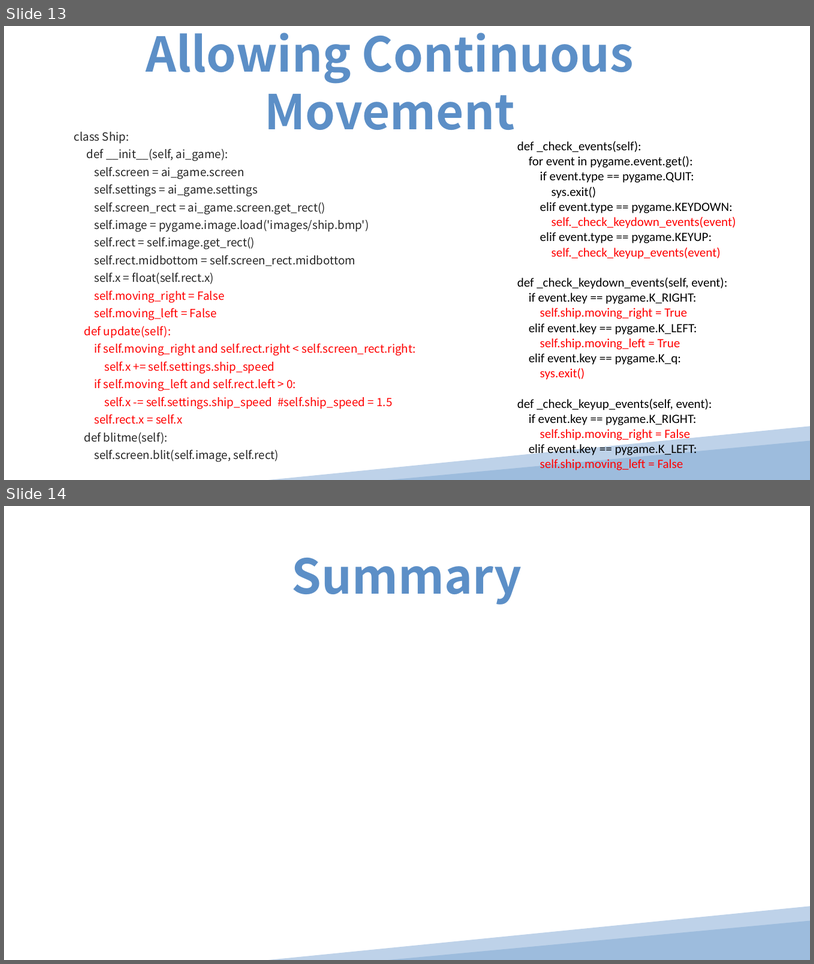
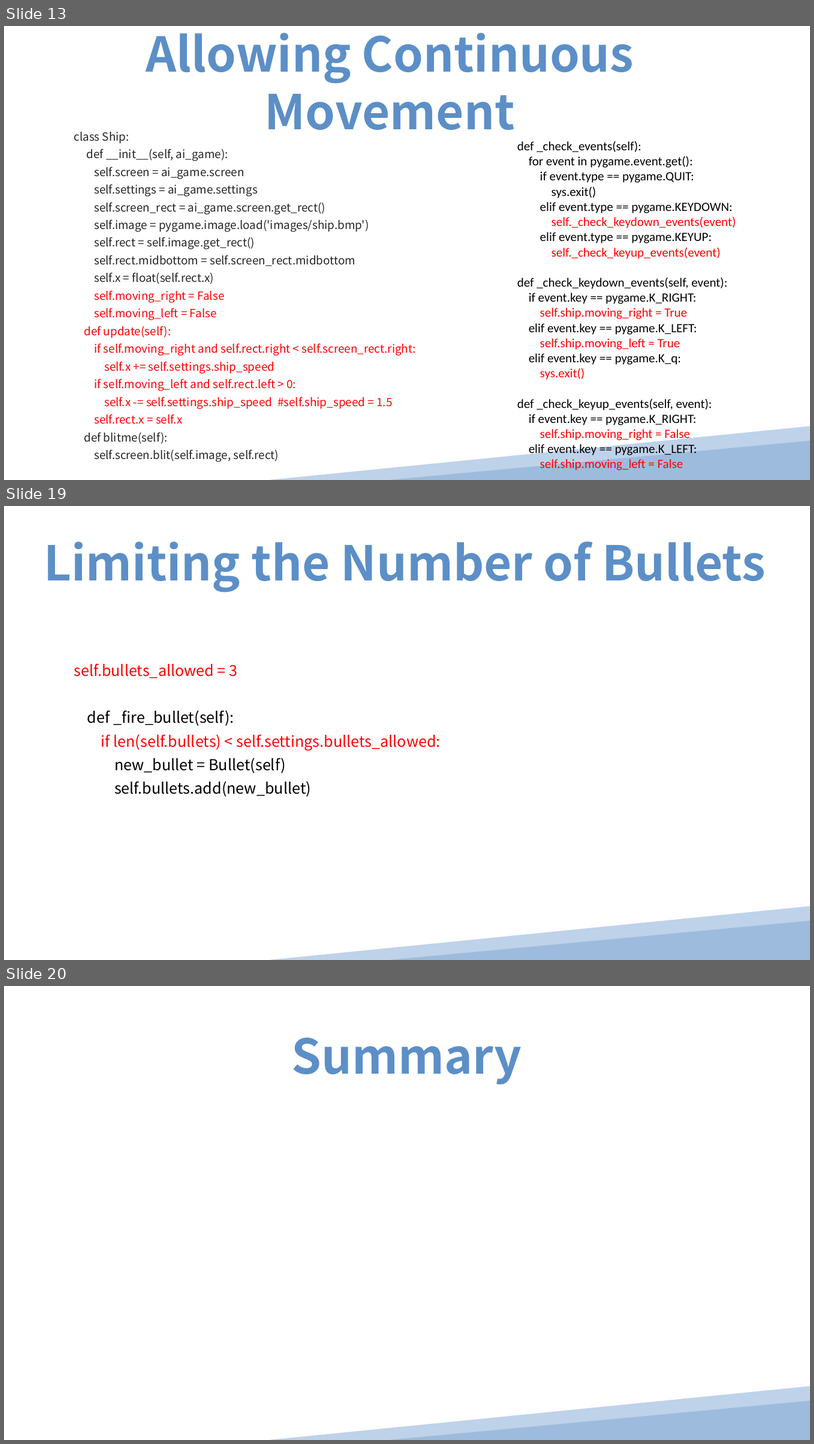
Before and after one commit to pinglee0/py, a slide deck: Chapter 12.ppt. Shown one above the other, each under a label of ours: slides 13 and 14 before the commit, slides 13, 19 and 20 after it; the slides between them are not shown. The pictures are 814x964 and 814x1444 pixels, drawn with LibreOffice and Linux fonts; fonts in the diff are those of the drawing. Boxes give left, top, right and bottom in pixels: in the first picture for what was removed or moved away, otherwise in the second. Text is boxed around its words. In the diff, an @@ line names an element or a change of style, - is before the commit and + after.

```diff
--- a/Chapter 12.ppt
+++ b/Chapter 12.ppt
@@ slide 19 added at bbox=[4, 506, 810, 960], background #FFFFFF @@
@@ title added at bbox=[44, 541, 766, 592], 76 pt, text #5C8FC7, bold @@
+Limiting the Number of Bullets
@@ text added at bbox=[74, 663, 441, 796], 24 pt, text #000000 @@
+self.bullets_allowed = 3
+def _fire_bullet(self):
+if len(self.bullets) < self.settings.bullets_allowed:
+new_bullet = Bullet(self)
+self.bullets.add(new_bullet)
@@ freeform shape added at bbox=[269, 906, 810, 960], fill #BED2E9 @@
@@ triangle added at bbox=[389, 920, 810, 960], fill #9DBCDD @@
@@ what was slide 14 is now slide 20 @@
```
Also in this commit, not shown: 5 other slides added, 37 other files.
